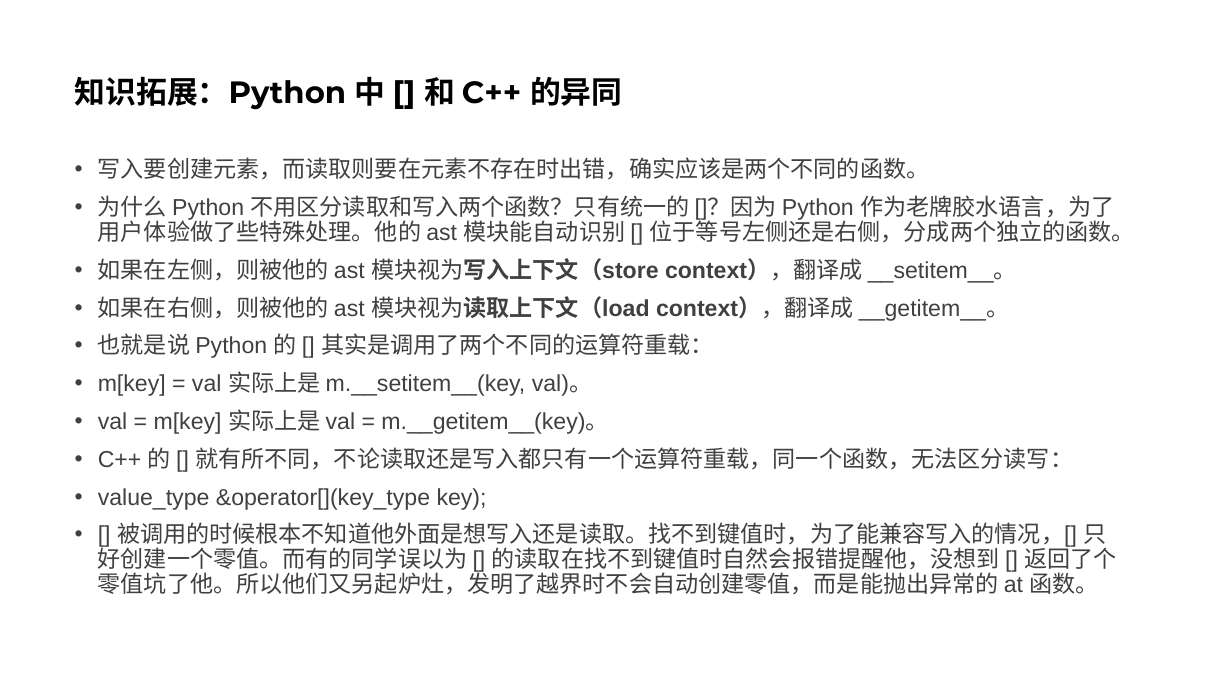
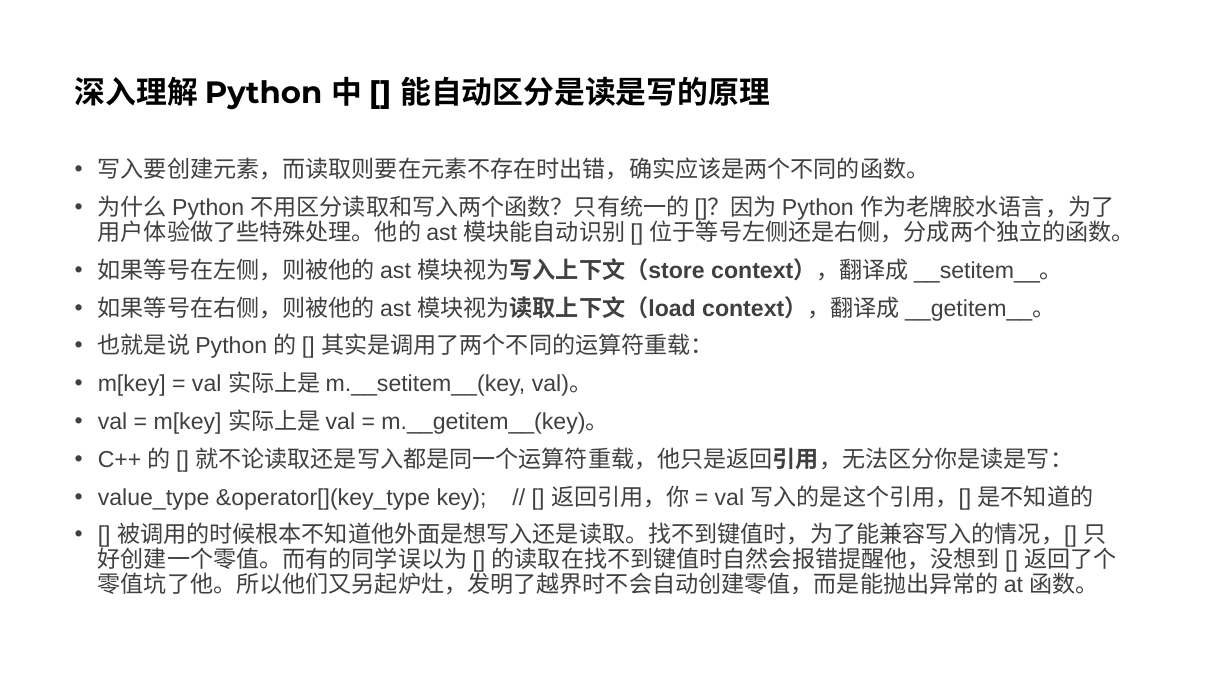
Before and after one commit to parallel101/course, a slide deck: slide 42 of 17/slides.pptx (slide 11 before the commit). Drawn at 1232x693 pixels with LibreOffice and Linux fonts; fonts in the diff are those of the drawing. Boxes give left, top, right and bottom in pixels: in the first picture for what was removed or moved away, otherwise in the second. Text is boxed around its words. In the diff, an @@ line names an element or a change of style, - is before the commit and + after.

```diff
--- a/17/slides.pptx
+++ b/17/slides.pptx
@@ title at (75, 76, 770, 110): text changed @@
-知识拓展：Python 中 [] 和 C++ 的异同
+深入理解 Python 中 [] 能自动区分是读是写的原理
@@ text at (98, 258, 1063, 321): text changed @@
-• 如果在左侧，则被他的 ast 模块视为写入上下文（store context），翻译成 __setitem__。
-• 如果在右侧，则被他的 ast 模块视为读取上下文（load context），翻译成 __getitem__。
+• 如果等号在左侧，则被他的 ast 模块视为写入上下文（store context），翻译成 __setitem__。
+• 如果等号在右侧，则被他的 ast 模块视为读取上下文（load context），翻译成 __getitem__。
@@ text at (98, 447, 1093, 510): text changed @@
-• C++ 的 [] 就有所不同，不论读取还是写入都只有一个运算符重载，同一个函数，无法区分读写：
-• value_type &operator[](key_type key);
+• C++ 的 [] 就不论读取还是写入都是同一个运算符重载，他只是返回引用，无法区分你是读是写：
+• value_type &operator[](key_type key); // [] 返回引用，你 = val 写入的是这个引用，[] 是不知道的
```
Also in this commit, not shown: 8 other slides changed, 46 slides added, 1 slide removed, 6 other files.
